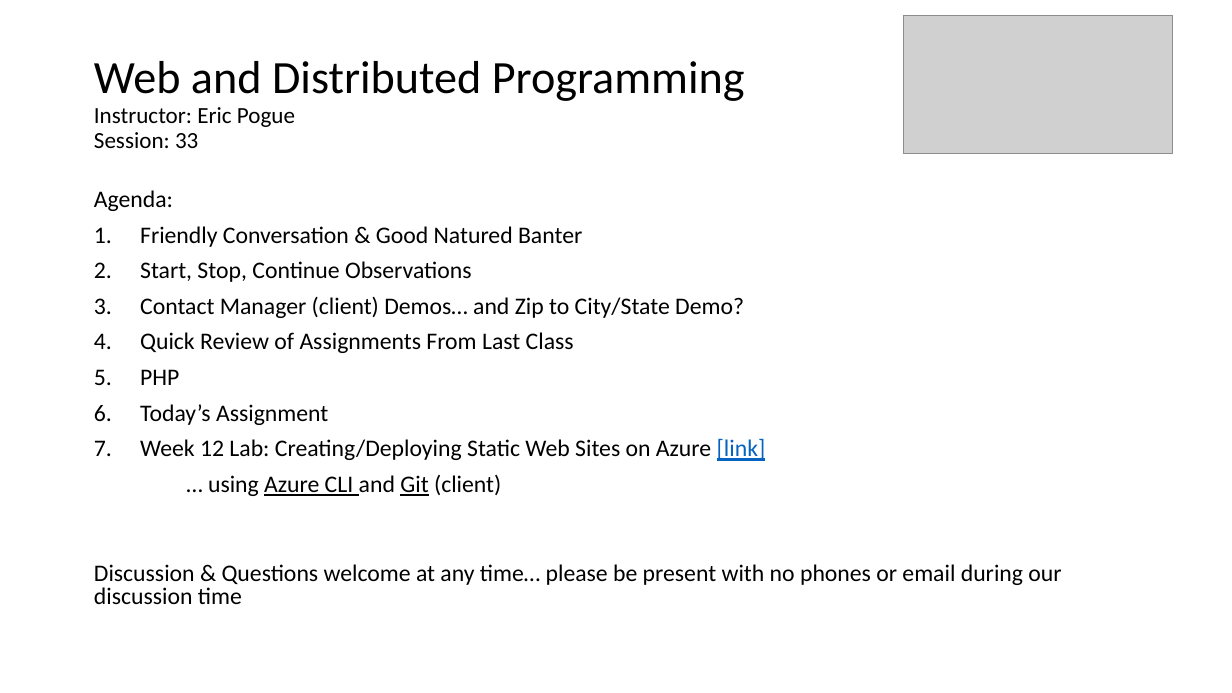
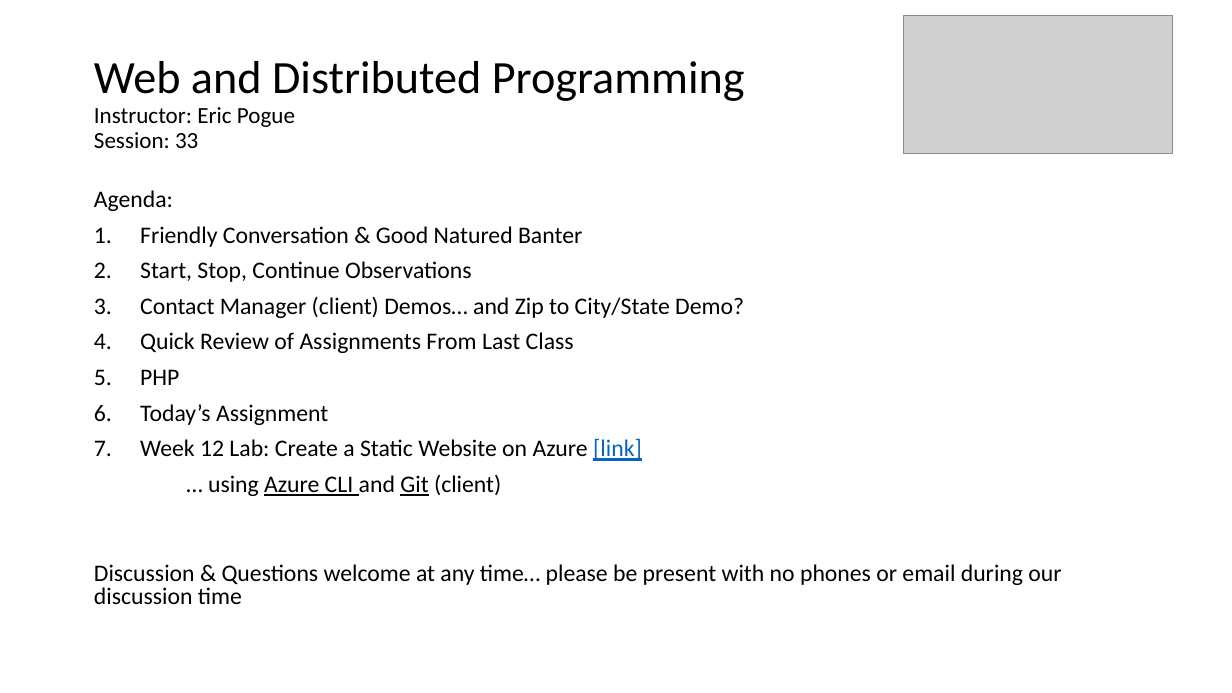
Before and after one commit to EricJPogue/www-epogue-info, a slide deck: slide 1 of CPSC-24700/Presentations/session-33.pptx. Drawn at 1232x693 pixels with LibreOffice and Linux fonts; fonts in the diff are those of the drawing; grey boxes stand for pictures. Boxes give left, top, right and bottom in pixels: in the first picture for what was removed or moved away, otherwise in the second. Text is boxed around its words. In the diff, an @@ line names an element or a change of style, - is before the commit and + after.

```diff
--- a/CPSC-24700/Presentations/session-33.pptx
+++ b/CPSC-24700/Presentations/session-33.pptx
@@ text at box(140, 438, 642, 461): text changed @@
-7. Week 12 Lab: Creating/Deploying Static Web Sites on Azure [link]
+7. Week 12 Lab: Create a Static Website on Azure [link]
```
Also in this commit, not shown: 5 other files.
